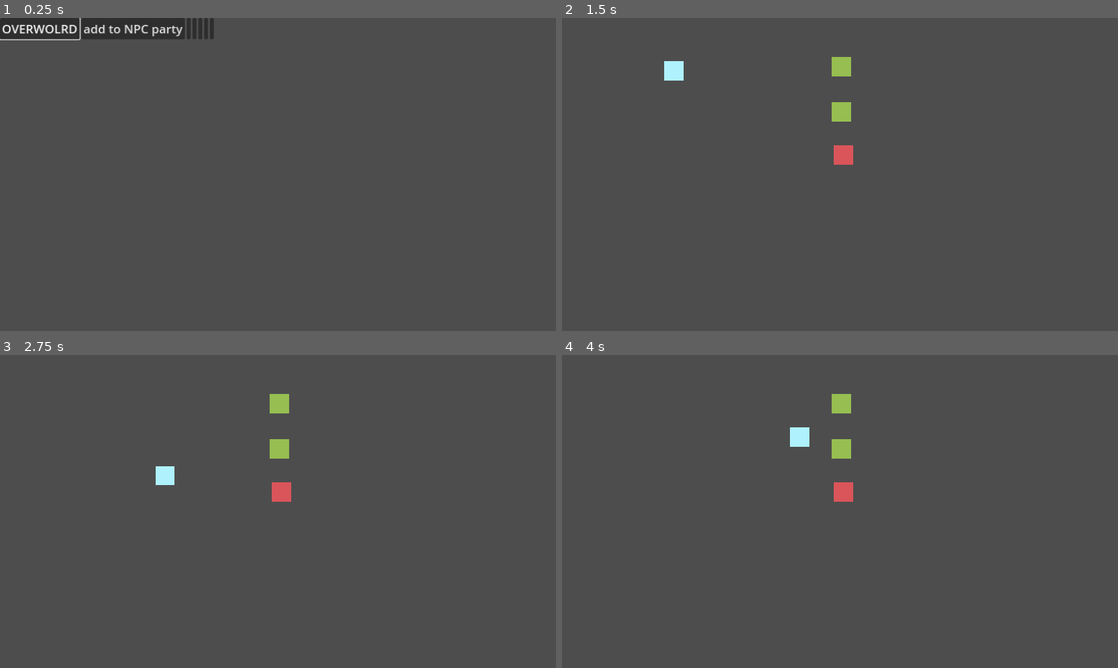
Above: before the commit, frames 1-4 (two rows, left to right).
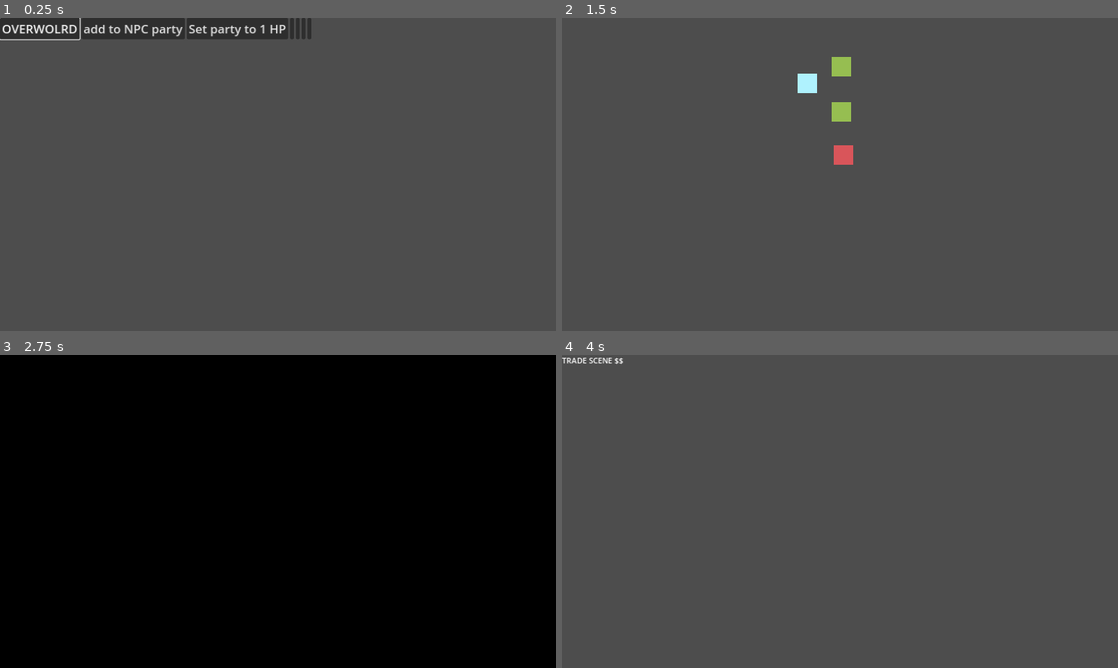
Above: after the commit, the same moments.

Repository: Where-is-my-input/Erratic-Seasons
Game: Godot game, scene res://game_scenes/n_2d_debug_scene.tscn
Two runs of this game, one before a commit and one after it. Both use one fixed random seed, a clock stepped at 60 frames per second and the inputs below.
Inputs:
- Up to frame 1 (0.25 s): no input
- Up to frame 2 (1.5 s): click "OVERWOLRD" at 0.5 s; tap Enter at 1.25 s; hold D (right) from 1.28 s (still down)
- Up to frame 3 (2.75 s): release D (right) at 2.03 s; hold S (down) from 2.03 s (still down)
- Up to frame 4 (4 s): release S (down) at 2.78 s; hold D (right) 2.78-3.53 s; hold W (up) from 3.53 s (still down)

The runs differ from the first frame. In frame 1, 1.1% of the frame differs, in the area x 34-56%, y 0-7%; in frame 2, 0.4%; in frame 3, 100%, in the area x 0-100%, y 0-100%; in frame 4, 1.0%.

Commit message:
death minigame

Diff:
--- a/UI/character_ui.gd
+++ b/UI/character_ui.gd
@@ -35,11 +35,13 @@
 		hp.value = character.HP
 	character.connect("gotHit", updateUI)
 	character.connect("died", dead)
+	character.connect("revived", revive)
 	if character.isDead:
 		setDisabledAll(true)
 
-func updateUI():
-	hp.value = character.HP
+func updateUI(value = 10):
+	#hp.value = character.HP
+	hp.value = value
 
 func setDisabledAll(value = true):
 	setDisabled(v_box_container, value)
@@ -58,9 +60,12 @@
 	if !character.isDead:
 		setDisabledAll(!turnActionAvailable)
 
+func revive():
+	updateUI(character.HP)
+	setTurnDisabled()
+
 func dead():
 	pass #show a skull sprite
 
-
 func _on_flee_pressed() -> void:
 	get_tree().change_scene_to_packed(Global.OwScene)
--- a/characters/character.gd
+++ b/characters/character.gd
@@ -12,6 +12,7 @@
 
 signal gotHit()
 signal died()
+signal revived()
 
 func _init():
 	HP = maxHP
@@ -27,4 +28,11 @@
 		if isNPC:
 			print("Dead")
 			queue_free()#maybe keep the node "alive" so someone could revive it
-	gotHit.emit()
+		else:
+			print("Death minigame")
+			Global.deathMinigame.emit(self)
+	gotHit.emit(HP)
+
+func revive(value = 10):
+	HP = value
+	isDead = false
--- a/game_scenes/OverWorld/over_world.tscn
+++ b/game_scenes/OverWorld/over_world.tscn
@@ -6,7 +6,7 @@
 [node name="OverWorld" type="Node2D"]
 
 [node name="OverWorldCharacter" parent="." instance=ExtResource("4_omhwd")]
-position = Vector2(172, 90)
+position = Vector2(448, 115)
 
 [node name="EncounterRandomizer" parent="." instance=ExtResource("5_7ppo1")]
 
--- a/game_scenes/battle.gd
+++ b/game_scenes/battle.gd
@@ -5,9 +5,11 @@
 @onready var transition = $battleUI/CanvasLayer/Transition
 @onready var battle_ui = $battleUI
 
+var gameOverMinigame = preload("res://game_scenes/game_over_minigame/game_over_minigame.tscn")
 
 # Called when the node enters the scene tree for the first time.
 func _ready():
+	Global.connect("deathMinigame", deathMinigame)
 	transition.play("fadeIn")
 	#for c in Global.playerParty:
 		#player_party.add_child(c)
@@ -35,5 +37,10 @@
 func npcAttack(attacker):
 	var targetId = randi_range(0, Global.playerParty.size() - 1)
 	var target = Global.playerParty[targetId]
-	print(target)
 	target.getHit(attacker.atk)
+
+func deathMinigame(character):
+	print("Minigame signal received")
+	var minigame = gameOverMinigame.instantiate()
+	minigame.character = character
+	add_child(minigame)
--- /dev/null
+++ b/game_scenes/game_over_minigame/game_over_minigame.gd
@@ -0,0 +1,7 @@
+extends Node2D
+
+var character:Node2D
+
+func _on_tmr_revive_timeout():
+	character.revive()
+	queue_free()
--- a/game_scenes/game_over_minigame/game_over_minigame.tscn
+++ b/game_scenes/game_over_minigame/game_over_minigame.tscn
@@ -1,6 +1,7 @@
-[gd_scene load_steps=6 format=3 uid="uid://dofnxkn5mwsri"]
+[gd_scene load_steps=7 format=3 uid="uid://dofnxkn5mwsri"]
 
 [ext_resource type="Script" path="res://game_scenes/game_over_minigame/player.gd" id="1_qfqtu"]
+[ext_resource type="Script" path="res://game_scenes/game_over_minigame/game_over_minigame.gd" id="1_urof0"]
 [ext_resource type="Texture2D" uid="uid://cw2ov7o26iosr" path="res://icon.svg" id="2_82w08"]
 
 [sub_resource type="RectangleShape2D" id="RectangleShape2D_r00bq"]
@@ -12,6 +13,7 @@
 size = Vector2(8, 410.25)
 
 [node name="gameOverMinigame" type="Node2D"]
+script = ExtResource("1_urof0")
 
 [node name="ColorRect" type="ColorRect" parent="."]
 offset_right = 232.0
@@ -60,3 +62,10 @@
 rotation = 1.5708
 shape = SubResource("RectangleShape2D_h5tbo")
 debug_color = Color(0, 0.476397, 0.491257, 0.42)
+
+[node name="tmrRevive" type="Timer" parent="."]
+wait_time = 2.0
+one_shot = true
+autostart = true
+
+[connection signal="timeout" from="tmrRevive" to="." method="_on_tmr_revive_timeout"]
--- a/game_scenes/n_2d_debug_scene.gd
+++ b/game_scenes/n_2d_debug_scene.gd
@@ -18,3 +18,9 @@
 
 func _on_button_2_pressed():
 	Global.npcParty.push_back(preload("res://characters/npc/twin_angels.tscn").instantiate())
+
+
+func _on_button_3_pressed():
+	for c in Global.playerParty:
+		c.HP = 1
+		c.isDead = false
--- a/game_scenes/n_2d_debug_scene.tscn
+++ b/game_scenes/n_2d_debug_scene.tscn
@@ -28,6 +28,7 @@
 
 [node name="Button3" type="Button" parent="Container/BoxContainer"]
 layout_mode = 2
+text = "Set party to 1 HP"
 
 [node name="Button4" type="Button" parent="Container/BoxContainer"]
 layout_mode = 2
@@ -43,3 +44,4 @@
 
 [connection signal="pressed" from="Container/BoxContainer/Button" to="." method="_on_button_pressed"]
 [connection signal="pressed" from="Container/BoxContainer/Button2" to="." method="_on_button_2_pressed"]
+[connection signal="pressed" from="Container/BoxContainer/Button3" to="." method="_on_button_3_pressed"]
--- a/system/global.gd
+++ b/system/global.gd
@@ -6,9 +6,9 @@
 var OwScene : PackedScene = preload("res://game_scenes/OverWorld/over_world.tscn")
 
 var playerParty:Array
-
 var npcParty:Array
 
+signal deathMinigame
 
 # Called when the node enters the scene tree for the first time.
 func _ready():
@@ -24,6 +24,7 @@
 		get_tree().change_scene_to_file("res://game_scenes/n_2d_debug_scene.tscn")
 
 func createRandomNPCParty():
+	npcParty.clear()
 	var amount = randi_range(1,6)
 	for i in amount:
 		Global.npcParty.push_back(preload("res://characters/npc/twin_angels.tscn").instantiate())
